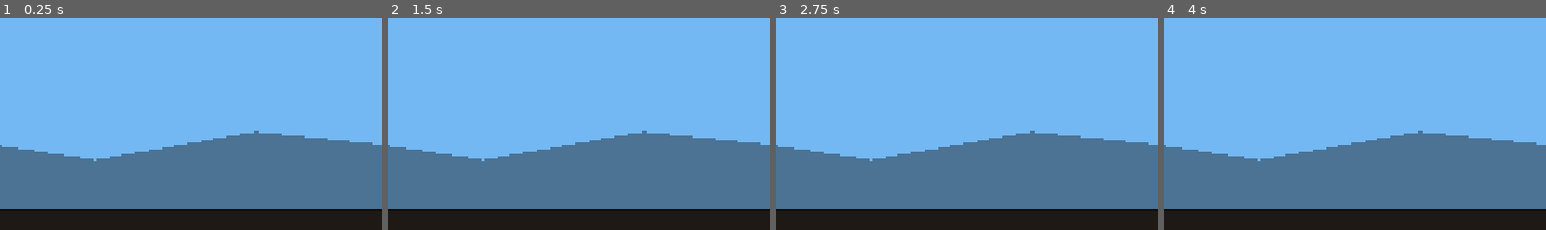
Above: before the commit, frames 1-4 (left to right).
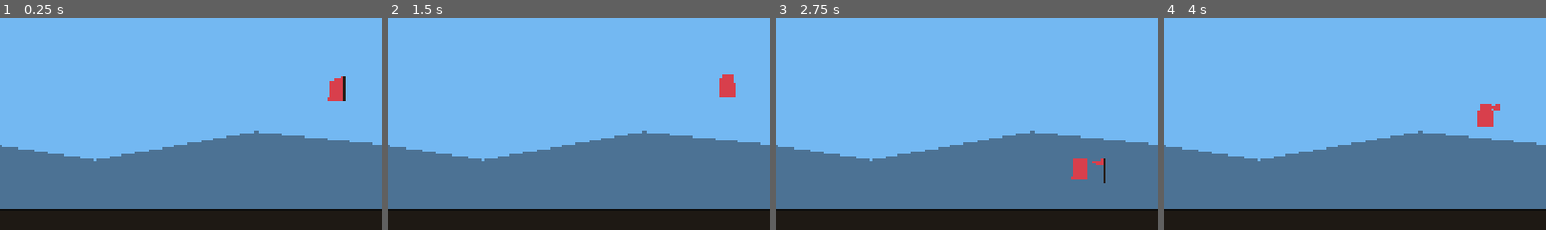
Above: after the commit, the same moments.

Repository: stonecauldron/mycelium-prototype
Game: Godot game, scene res://scenes/CombatStage.tscn
Two runs of this game, one before a commit and one after it. Both use one fixed random seed, a clock stepped at 60 frames per second and the inputs below.
Inputs:
- Up to frame 1 (0.25 s): no input
- Up to frame 2 (1.5 s): click "Weak vs Average" at 0.5 s; click "Average vs Average" at 1.25 s
- Up to frame 3 (2.75 s): click "Strong vs Average" at 2 s
- Up to frame 4 (4 s): click "Weak vs Average" at 2.75 s; click "Average vs Average" at 3.5 s
The pictures show only the part of the screen within x 50-100%, y 36-86%; the shares and areas given below are measured in that part.

The runs differ from the first frame. In frame 1, 0.5% of the frame differs, in the area x 85-91%, y 27-40%; in frame 2, 0.4%; in frame 3, 0.5%, in the area x 77-87%, y 66-78%; in frame 4, 0.5%.

Commit message:
Move enemy army spawn closer for faster engagements.
Co-authored-by: Cursor <cursoragent@cursor.com>

Diff:
--- a/scenes/CombatStage.tscn
+++ b/scenes/CombatStage.tscn
@@ -41,7 +41,7 @@
 position = Vector2(454, 637)
 
 [node name="EnemyArmy" parent="World" unique_id=1909671479 instance=ExtResource("4_enemy")]
-position = Vector2(2808, 429)
+position = Vector2(1844, 577)
 
 [node name="MainCamera" type="Camera2D" parent="World" unique_id=723439616]
 position = Vector2(960, 540)
